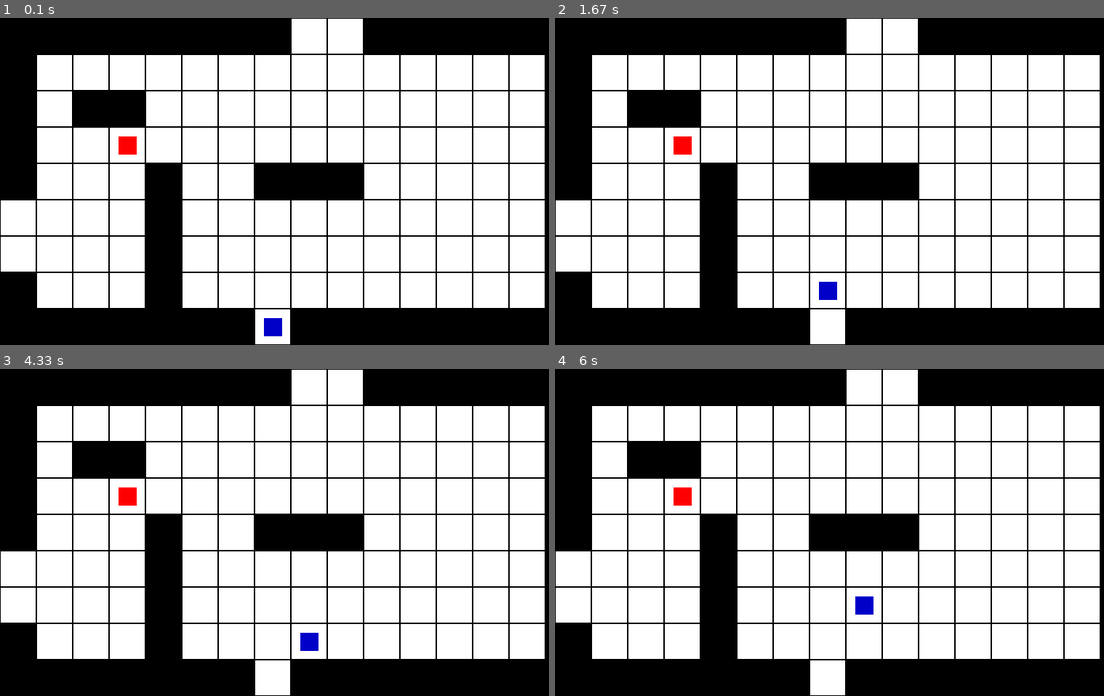
Above: before the commit, frames 1-4 (two rows, left to right).
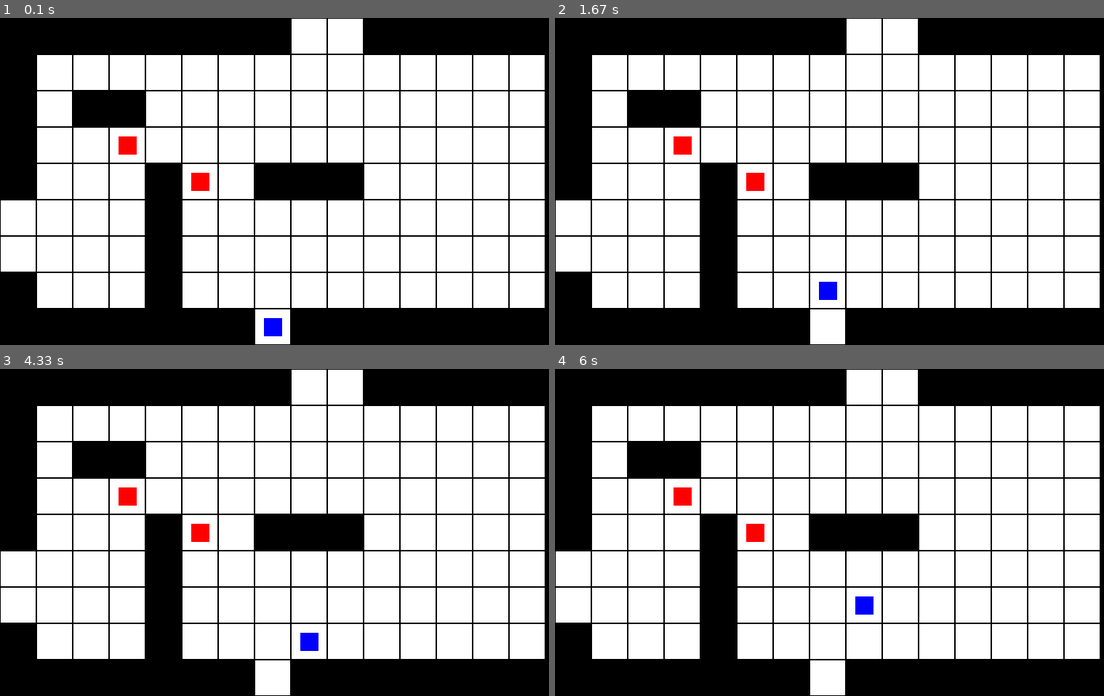
Above: after the commit, the same moments.

Repository: kobemaristela/ElChess
Game: pygame game, started from main.py
Same seed, same stepped clock (60 frames per second), same inputs: the game is played once before the commit and once after it.
Inputs:
- Up to frame 1 (0.1 s): no input
- Up to frame 2 (1.67 s): hold D 0.33-0.8 s; hold W 0.83-1.3 s; hold D from 1.33 s (still down)
- Up to frame 3 (4.33 s): release D at 1.8 s; hold A 1.83-2.37 s; hold S 2.4-2.7 s; hold W 3.17-3.53 s; hold D 3.57-4.2 s
- Up to frame 4 (6 s): hold A 4.63-5.1 s; hold D 5.13-5.6 s; hold W 5.63-5.93 s; hold D from 5.97 s (still down)

The runs differ from the first frame. In frame 1, 0.4% of the frame differs, in the area x 34-52%, y 47-98%; in frame 2, 0.4%; in frame 3, 0.4%; in frame 4, 0.4%.

Commit message:
incorporated Hero class, added fully functional room traversal

Diff:
--- a/Mobs/hero.py
+++ b/Mobs/hero.py
@@ -14,15 +14,19 @@
 SCREEN_HEIGHT = 600
 SCREEN_WIDTH = 800
 
+HERO_SIZE = 25
+
 class Hero(pygame.sprite.Sprite):
     def __init__(self, name, level=1, hp=3):
         super(Hero, self).__init__()
         self.name = name
         self.level = level
         self.hp = hp
-        self.surf = pygame.Surface((50, 50))
-        self.surf.fill((255, 255, 255))
+        self.surf = pygame.Surface((HERO_SIZE,HERO_SIZE)) #changed size of surface
+        self.surf.fill((0,0, 255)) #changed hero color for visibility on the current map
         self.rect = self.surf.get_rect()
+
+        self.image = self.surf #added for calling Group.draw()
 
     def __str__(self):
         return f'Hero {self.name} - Level: {self.level} Health: {self.hp}'
--- a/main.py
+++ b/main.py
@@ -3,6 +3,7 @@
 from game_sprites import *
 from Realms.room import Room
 from Mobs.monster import Monster
+from Mobs.hero import Hero
 from pygame_main import Button
 
 WIN = pygame.display.set_mode((WIDTH, HEIGHT))
@@ -41,7 +42,7 @@
 
 
 
-def handle_hero_movement(key_event: pygame.event.Event, hero_sprite: HeroSprite, wall_sprites: pygame.sprite.Group):
+def handle_hero_movement(key_event: pygame.event.Event, hero_sprite: Hero, wall_sprites: pygame.sprite.Group):
     if key_event.key == pygame.K_w:
         hero_sprite.rect.y -= BLOCK_SIZE
         if pygame.sprite.spritecollide(hero_sprite, wall_sprites, False): #does it cause a collision?
@@ -54,21 +55,27 @@
         hero_sprite.rect.x -= BLOCK_SIZE
         if pygame.sprite.spritecollide(hero_sprite, wall_sprites, False):
             hero_sprite.rect.x += BLOCK_SIZE
-    if key_event.key == pygame.K_d and hero_sprite.rect.x + BLOCK_SIZE + hero_sprite.rect.width < WIDTH:
+    if key_event.key == pygame.K_d:
         hero_sprite.rect.x += BLOCK_SIZE
         if pygame.sprite.spritecollide(hero_sprite, wall_sprites, False):
             hero_sprite.rect.x -= BLOCK_SIZE
 
 
-def handle_room_change(hero_sprite: HeroSprite, current_room: Room, wall_sprites: pygame.sprite.Group):
+def handle_room_change(hero_sprite: Hero, current_room: Room, wall_sprites: pygame.sprite.Group):
     next_room = current_room
 
     if hero_sprite.rect.y < 0 and current_room.top_room:
-        hero_sprite.rect.y += GRID_HEIGHT * BLOCK_SIZE
+        hero_sprite.rect.y += GRID_HEIGHT * BLOCK_SIZE #move hero to bottom of screen
         next_room = current_room.top_room
     if hero_sprite.rect.y  > HEIGHT and current_room.bottom_room:
         hero_sprite.rect.y -= GRID_HEIGHT * BLOCK_SIZE
         next_room = current_room.bottom_room
+    if hero_sprite.rect.x  < 0 and current_room.left_room:
+        hero_sprite.rect.x += GRID_WIDTH * BLOCK_SIZE
+        next_room = current_room.left_room
+    if hero_sprite.rect.x  > WIDTH  and current_room.right_room:
+        hero_sprite.rect.x -= GRID_WIDTH * BLOCK_SIZE
+        next_room = current_room.right_room
     if not next_room  == current_room:
         wall_sprites.empty()
         load_standard_borders(next_room.gates, wall_sprites)
@@ -95,26 +102,36 @@
 
 
 def main():
-    rooms = []
+
+    mode = "map"
+
+    left_room = Room([],[(GRID_WIDTH -1, 6),(GRID_WIDTH - 1, 5)],[0,0,0,0])
     top_room = Room([(5,5),(5,6),(6,6),(6,5)],[(8,GRID_HEIGHT -1), (9, GRID_HEIGHT - 1)],[0,0,0,0])
-    beginning_room = Room(walls, gates, [0,0,top_room,0])
+    beginning_room = Room(walls, gates, [left_room,0,top_room,0])
+
+    #these lines are suboptimal, need to restructure Room class to improve scalability
     top_room.bottom_room = beginning_room
+    left_room.right_room = beginning_room
+
     current_room = beginning_room
 
-    hero_rect = pygame.Rect(WIDTH //2 - 3 * BLOCK_SIZE // 4, HEIGHT - 3 * BLOCK_SIZE // 4, BLOCK_SIZE // 2, BLOCK_SIZE // 2)
+    hero_initial_pos = pygame.Rect(WIDTH //2 - 3 * BLOCK_SIZE // 4, HEIGHT - 3 * BLOCK_SIZE // 4, BLOCK_SIZE // 2, BLOCK_SIZE // 2)
 
     hero_sprite_group = pygame.sprite.Group()
-    hero_sprite = HeroSprite(BLUE, BLOCK_SIZE // 2, BLOCK_SIZE // 2, (hero_rect.x, hero_rect.y))
-    hero_sprite_group.add(hero_sprite)
+    hero = Hero("Bill")
+    hero.rect.x = hero_initial_pos.x
+    hero.rect.y = hero_initial_pos.y
+    hero_sprite_group.add(hero)
 
 
     wall_sprites = pygame.sprite.Group()
     all_sprites = pygame.sprite.Group()
-    all_sprites.add(hero_sprite)
+    all_sprites.add(hero)
 
     monsters = pygame.sprite.Group()
     monster1 = Monster(175, 175)
-    monsters.add(monster1)
+    monster2 = Monster(275,225)
+    monsters.add(monster1,monster2)
 
     #from Timothy's pygame_main file
     attack_button_img = pygame.image.load('attack_button.png').convert_alpha()
@@ -133,28 +150,29 @@
         for event in pygame.event.get():
             if event.type == pygame.QUIT:
                 run = False
-            if event.type == pygame.KEYUP:
-                handle_hero_movement(event, hero_sprite, wall_sprites)
+            if event.type == pygame.KEYUP and mode == "map":
+                handle_hero_movement(event, hero, wall_sprites)
 
-        current_room = handle_room_change(hero_sprite, current_room, wall_sprites)
+        current_room = handle_room_change(hero, current_room, wall_sprites)
         draw_window(wall_sprites, monsters, hero_sprite_group)
 
 
         #from Timothy's pygame_main.py
-        monster_to_attack = pygame.sprite.spritecollideany(hero_sprite, monsters) #temporarily changed to HeroSprite class hero
+        monster_to_attack = pygame.sprite.spritecollideany(hero, monsters, pygame.sprite.collide_rect_ratio(3)) #last arg allows for collisions in tiles around the monster
         if monster_to_attack:
+            mode = "battle" #disallow player movement while in battle
             print(monster_to_attack)
             if player_attack_button.draw(WIN):
                 print(monster_to_attack)
-                ##hero_sprite.attack(monster_to_attack) - temporarily removed due to lack of attack method
-                monster_to_attack.hp -= 1 #temporarily replaced attack method
+                hero.attack(monster_to_attack)
                 print(monster_to_attack)
 
                 if monster_to_attack.hp <= 0:
                     monster_to_attack.kill()
+                    mode = "map"
 
             player_flee_button.draw(WIN)
-        pygame.display.update()
+        pygame.display.update() #should preferably be in draw_window(), must find way to incorporoate button pop-up into said function.
 
     pygame.quit()
 
